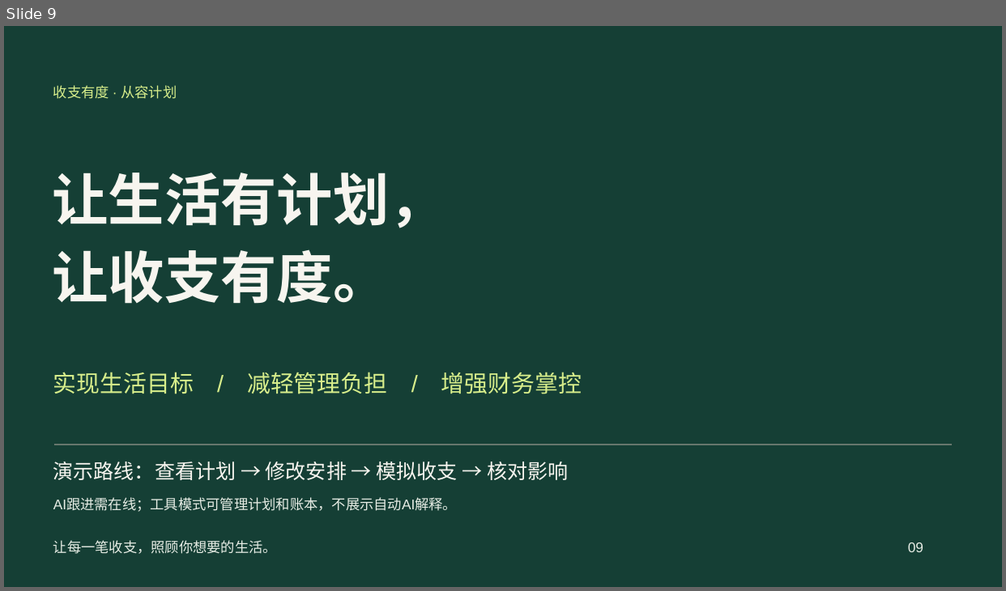
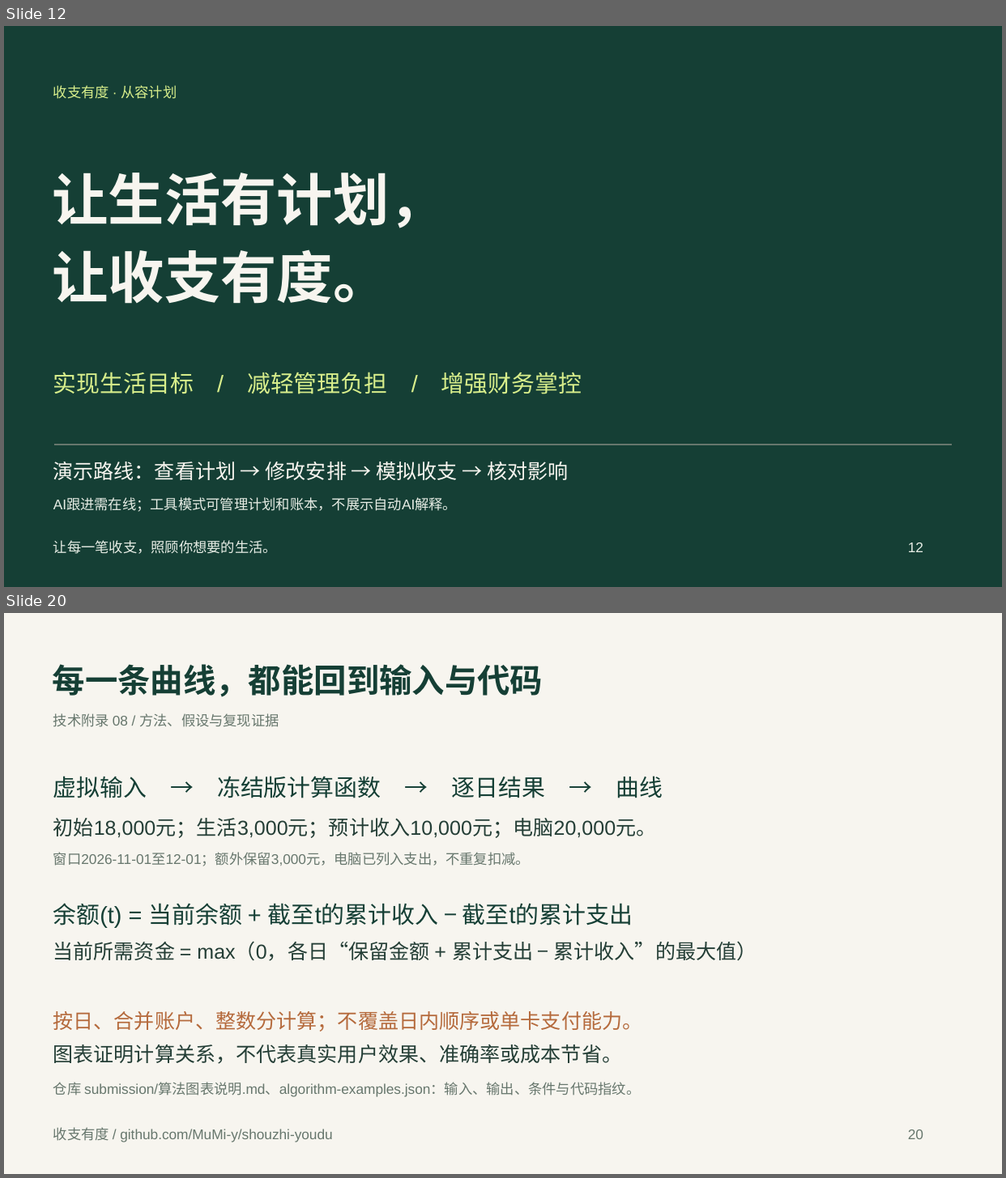
Before and after one commit to MuMi-y/shouzhi-youdu, a slide deck: submission/02_答辩材料_收支有度.pptx. Shown one above the other, each under a label of ours: slide 9 before the commit, slides 12 and 20 after it; the slides between them are not shown. The pictures are 1006x591 and 1006x1178 pixels, drawn with LibreOffice and Linux fonts; fonts in the diff are those of the drawing. Boxes give left, top, right and bottom in pixels: in the first picture for what was removed or moved away, otherwise in the second. Text is boxed around its words. In the diff, an @@ line names an element or a change of style, - is before the commit and + after.

```diff
--- a/submission/02_答辩材料_收支有度.pptx
+++ b/submission/02_答辩材料_收支有度.pptx
@@ slide 20 added at (x1=4, y1=613, x2=1002, y2=1174), background #F7F5EF @@
@@ text added at (x1=53, y1=664, x2=543, y2=697), 31.5 pt, text #153F35, bold @@
+每一条曲线，都能回到输入与代码
@@ text added at (x1=53, y1=713, x2=279, y2=727), 13.5 pt, text #67776D @@
+技术附录 08 / 方法、假设与复现证据
@@ text added at (x1=53, y1=776, x2=663, y2=798), 22.5 pt, text #153F35 @@
+虚拟输入 → 冻结版计算函数 → 逐日结果 → 曲线
@@ text added at (x1=53, y1=818, x2=657, y2=838), 19.5 pt, text #243E36 @@
+初始18,000元；生活3,000元；预计收入10,000元；电脑20,000元。
@@ text added at (x1=53, y1=852, x2=530, y2=867), 13.5 pt, text #67776D @@
+窗口2026-11-01至12-01；额外保留3,000元，电脑已列入支出，不重复扣减。
@@ text added at (x1=53, y1=903, x2=633, y2=928), 22.5 pt, text #153F35 @@
+余额(t) = 当前余额 + 截至t的累计收入 − 截至t的累计支出
@@ text added at (x1=53, y1=941, x2=757, y2=961), 19.5 pt, text #243E36 @@
+当前所需资金 = max（0，各日“保留金额 + 累计支出 − 累计收入”的最大值）
@@ text added at (x1=53, y1=1012, x2=643, y2=1032), 19.5 pt, text #B56A3C @@
+按日、合并账户、整数分计算；不覆盖日内顺序或单卡支付能力。
@@ text added at (x1=53, y1=1045, x2=623, y2=1064), 19.5 pt, text #243E36 @@
+图表证明计算关系，不代表真实用户效果、准确率或成本节省。
@@ text added at (x1=53, y1=1082, x2=640, y2=1097), 13.5 pt, text #67776D @@
+仓库 submission/算法图表说明.md、algorithm-examples.json：输入、输出、条件与代码指纹。
@@ text added at (x1=53, y1=1127, x2=332, y2=1143), 13.5 pt, text #67776D @@
+收支有度 / github.com/MuMi-y/shouzhi-youdu
@@ text added at (x1=908, y1=1130, x2=923, y2=1139), 13.5 pt, text #67776D @@
+20
@@ what was slide 9 is now slide 12 @@
@@ slide 12 changed as well @@
@@ text at (x1=908, y1=543, x2=923, y2=552): text changed @@
-09
+12
```
Also in this commit, not shown: 6 other slides changed, 10 other slides added, 5 other files.
